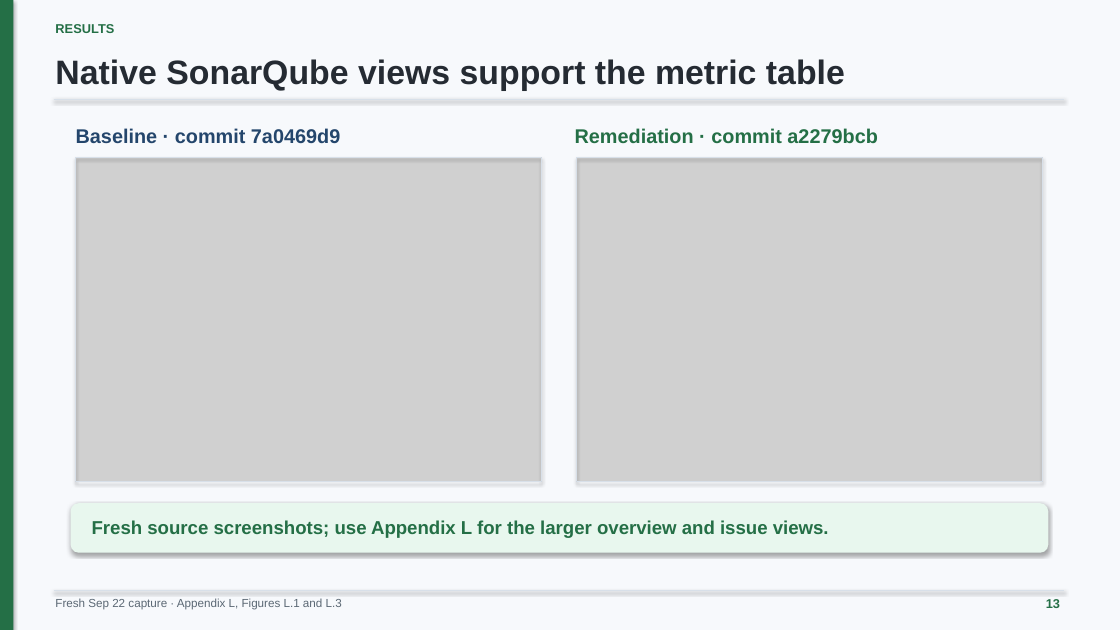
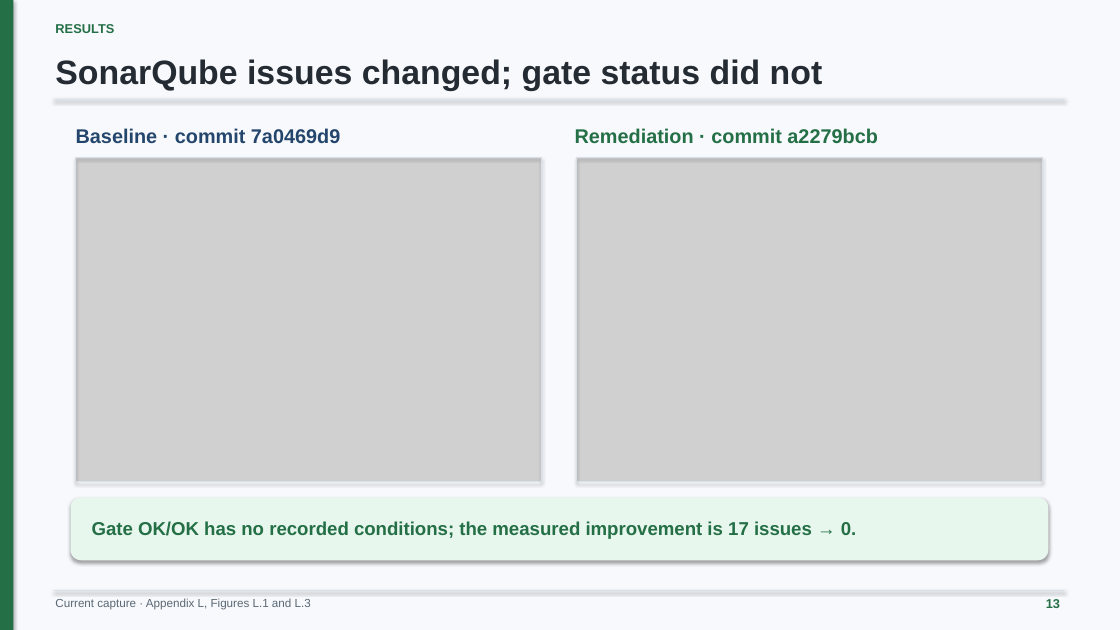
Before and after one commit to minatozaki98/financial-accounting, a slide deck: slide 13 of Document/outputs/final-defense/G6519692_Zaw_Ye_Htut_Ko_Final_Thesis_Defense.pptx. Drawn at 1120x630 pixels with LibreOffice and Linux fonts; fonts in the diff are those of the drawing; grey boxes stand for pictures. Boxes give left, top, right and bottom in pixels: in the first picture for what was removed or moved away, otherwise in the second. Text is boxed around its words. In the diff, an @@ line names an element or a change of style, - is before the commit and + after.

```diff
--- a/Document/outputs/final-defense/G6519692_Zaw_Ye_Htut_Ko_Final_Thesis_Defense.pptx
+++ b/Document/outputs/final-defense/G6519692_Zaw_Ye_Htut_Ko_Final_Thesis_Defense.pptx
@@ text at (55, 59, 823, 90): text changed @@
-Native SonarQube views support the metric table
+SonarQube issues changed; gate status did not
@@ rounded rectangle: place and size @@
-rounded rectangle at (71, 503, 1049, 553)
+rounded rectangle at (71, 497, 1049, 560)
@@ text at (92, 521, 857, 539): text changed @@
-Fresh source screenshots; use Appendix L for the larger overview and issue views.
+Gate OK/OK has no recorded conditions; the measured improvement is 17 issues → 0.
@@ text at (55, 598, 311, 610): text changed @@
-Fresh Sep 22 capture · Appendix L, Figures L.1 and L.3
+Current capture · Appendix L, Figures L.1 and L.3
```
Also in this commit, not shown: 22 other slides changed, 2 other files.
